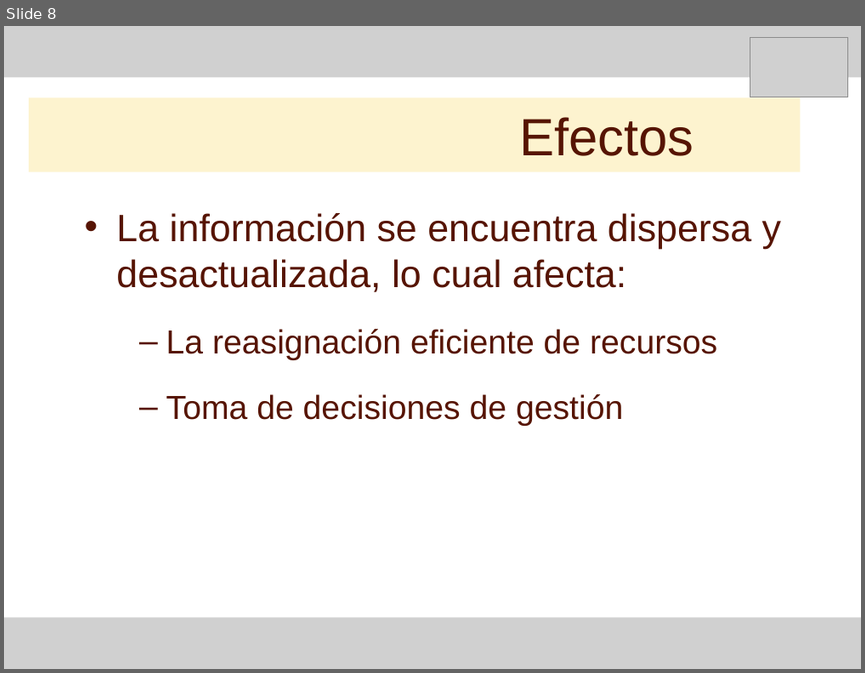
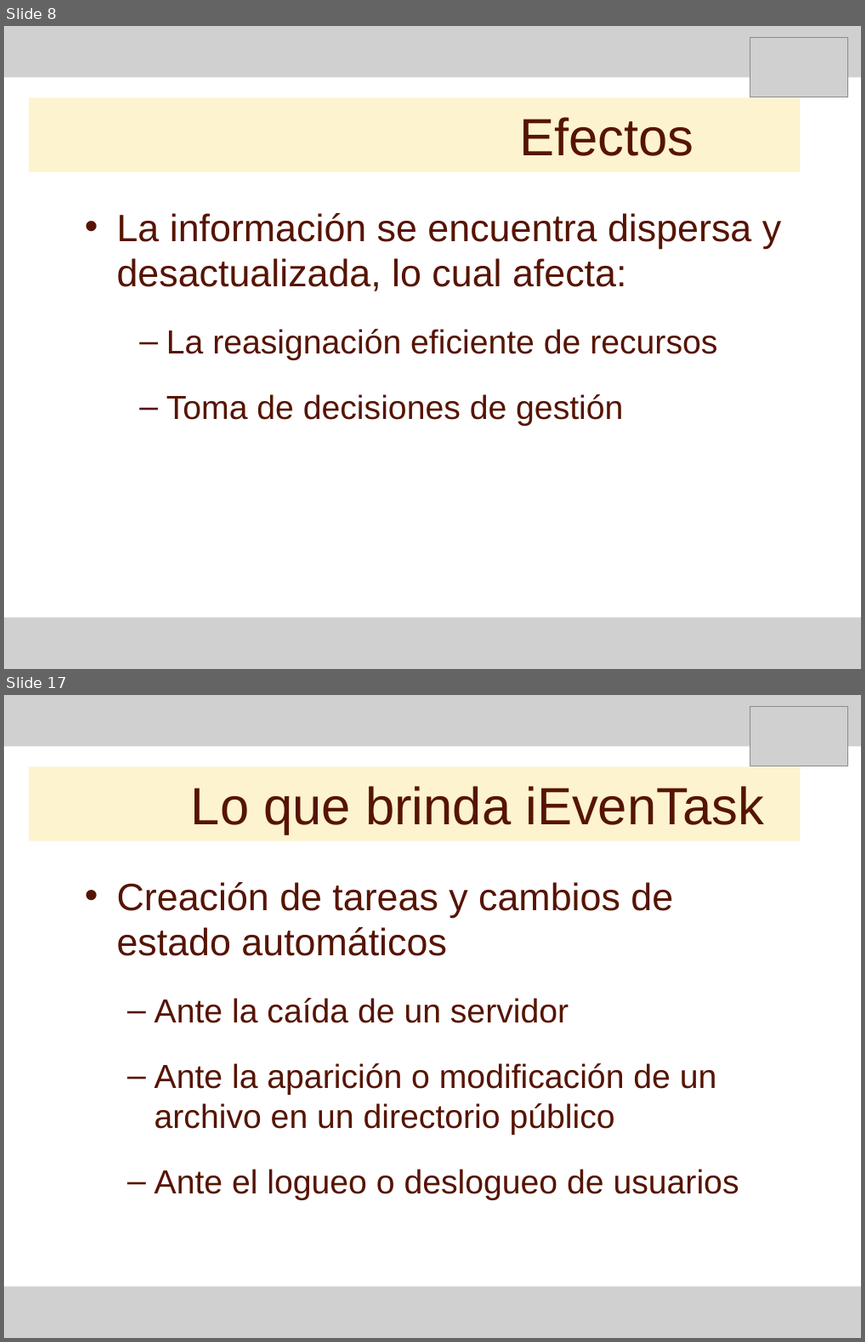
Before and after one commit to Letractively/proyunlam, a slide deck: Documentacion/97 - Exposicion/Presentacion producto.ppt. Shown one above the other, each under a label of ours: slide 8 before the commit, slides 8 and 17 after it; the slides between them are not shown. The pictures are 865x673 and 865x1342 pixels, drawn with LibreOffice and Linux fonts; fonts in the diff are those of the drawing; grey boxes stand for pictures. Boxes give left, top, right and bottom in pixels: in the first picture for what was removed or moved away, otherwise in the second. Text is boxed around its words. In the diff, an @@ line names an element or a change of style, - is before the commit and + after.

```diff
--- a/Documentacion/97 - Exposicion/Presentacion producto.ppt
+++ b/Documentacion/97 - Exposicion/Presentacion producto.ppt
@@ slide 17 added at (4, 695, 861, 1338), background #FFFFFF @@
@@ picture added at (4, 695, 861, 746) @@
@@ picture added at (749, 707, 847, 766) @@
@@ title added at (29, 767, 800, 841), fill #FBE389 at 40% opacity, 44 pt, text #561403 @@
+Lo que brinda iEvenTask
@@ text added at (117, 882, 739, 1200), 28 pt, text #561403 @@
+• Creación de tareas y cambios de estado automáticos
+  – Ante la caída de un servidor
+  – Ante la aparición o modificación de un archivo en un directorio público
+  – Ante el logueo o deslogueo de usuarios
@@ picture added at (4, 1287, 861, 1338) @@
```
Also in this commit, not shown: 12 other slides added.
